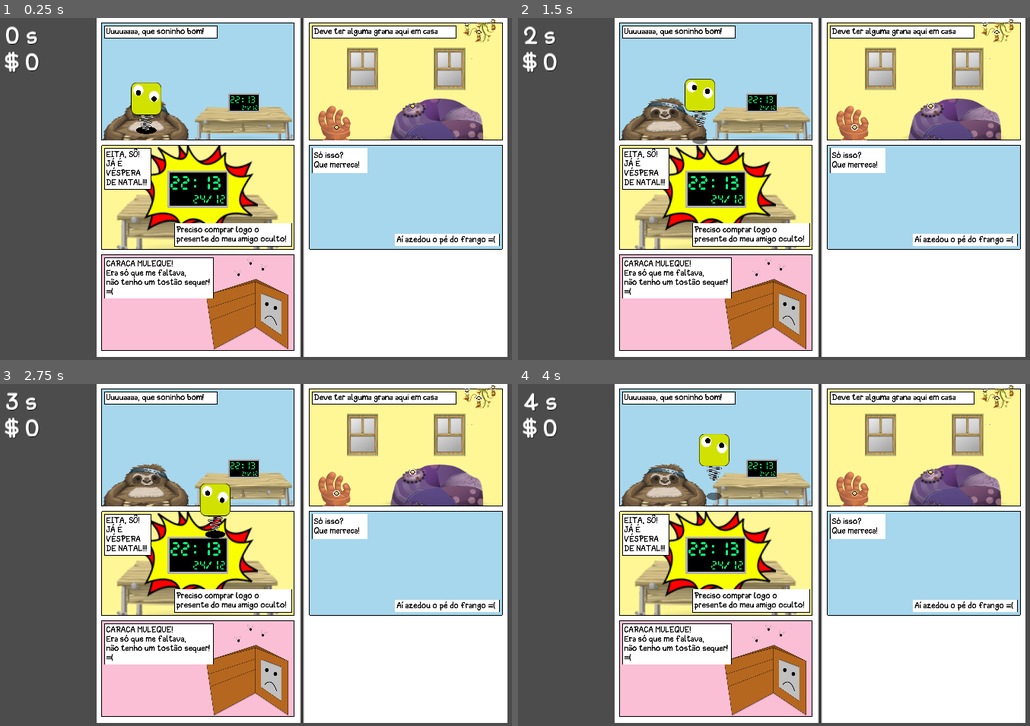
Above: before the commit, frames 1-4 (two rows, left to right).
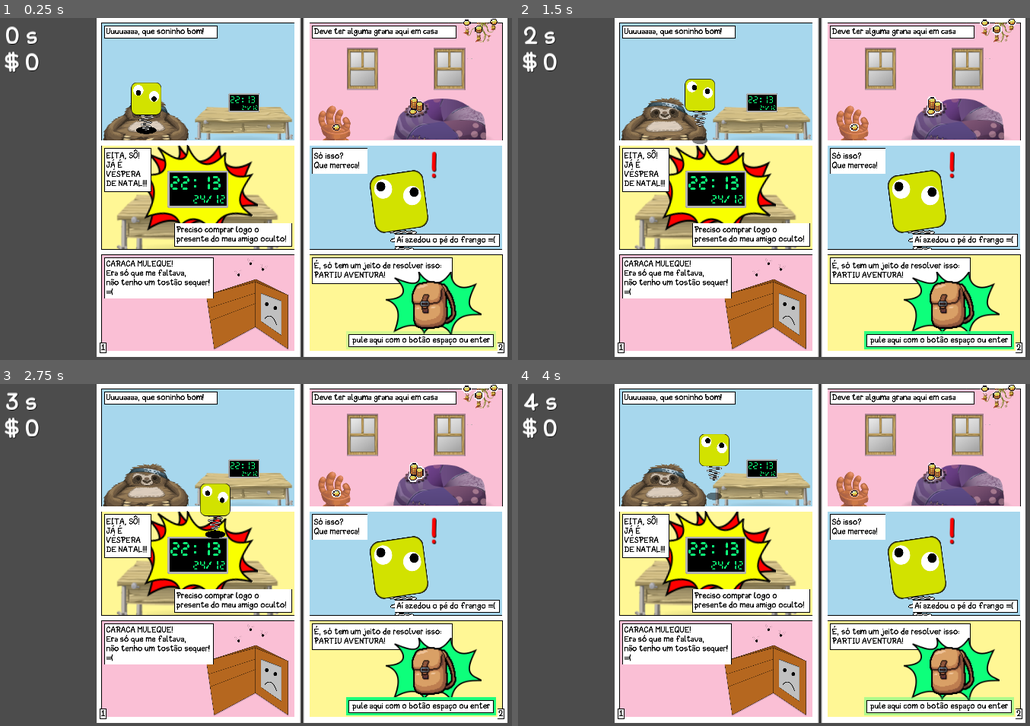
Above: after the commit, the same moments.

Repository: gilzoide/dindim-pro-presentim
Game: Godot game, scene res://Main.tscn
Same seed, same stepped clock (60 frames per second), same inputs: the game is played once before the commit and once after it.
Inputs:
- Up to frame 1 (0.25 s): no input
- Up to frame 2 (1.5 s): hold D (move_right) 0.53-1.28 s; tap Space (pulo) at 0.77 s; hold S (move_down) from 1.28 s (still down)
- Up to frame 3 (2.75 s): tap Space (pulo) at 1.52 s; release S (move_down) at 2.03 s; hold D (move_right) from 2.03 s (still down)
- Up to frame 4 (4 s): release D (move_right) at 2.78 s; hold W (move_up) 2.78-3.53 s; tap Space (pulo) at 3.02, 3.77 s; hold A (move_left) from 3.53 s (still down)

The runs differ from the first frame. In frame 1, 21% of the frame differs, in the area x 19-99%, y 0-98%; in frame 2, 21%; in frame 3, 21%; in frame 4, 21%.

Commit message:
Update página 1, add números nas páginas, add enums pras outras moedas e fix setup do sprite, aumenta as moedas

Diff:
--- /dev/null
+++ b/Materials/AlphaFase.shader
@@ -0,0 +1,8 @@
+shader_type canvas_item;
+
+uniform float alpha_fase_speed = 1;
+
+void fragment() {
+    float alpha_fase = abs(sin(TIME * alpha_fase_speed));
+    COLOR.a *= alpha_fase;
+}
--- a/Outline/OutlineMaterial.tres
+++ b/Materials/AlphaFase.tres
@@ -1,8 +1,7 @@
 [gd_resource type="ShaderMaterial" load_steps=2 format=2]
 
-[ext_resource path="res://Outline/Outline.shader" type="Shader" id=1]
+[ext_resource path="res://Materials/AlphaFase.shader" type="Shader" id=1]
 
 [resource]
 shader = ExtResource( 1 )
 shader_param/alpha_fase_speed = 0.7
-shader_param/outline_color = Color( 1, 1, 1, 1 )
--- /dev/null
+++ b/Materials/OutlineMaterial.tres
@@ -0,0 +1,8 @@
+[gd_resource type="ShaderMaterial" load_steps=2 format=2]
+
+[ext_resource path="res://Materials/Outline.shader" type="Shader" id=1]
+
+[resource]
+shader = ExtResource( 1 )
+shader_param/alpha_fase_speed = 0.7
+shader_param/outline_color = Color( 1, 1, 1, 1 )
--- a/Pagina/BordaDeControl.gd
+++ b/Pagina/BordaDeControl.gd
@@ -1,4 +1,4 @@
-extends StaticBody2D
+extends CollisionObject2D
 
 export(NodePath) var controlPath
 export(float) var width = 1
@@ -19,7 +19,8 @@
     update_polygon()
 
 func _draw():
-    draw_rect(Rect2(Vector2.ZERO, control.rect_size), color, false, width)
+    if width > 0:
+        draw_rect(Rect2(Vector2.ZERO, control.rect_size), color, false, width)
 
 func _on_control_item_rect_changed():
     update_polygon()
--- /dev/null
+++ b/Pagina/NumeroPaginaDireita.tscn
@@ -0,0 +1,22 @@
+[gd_scene load_steps=3 format=2]
+
+[ext_resource path="res://UI/PageTheme.tres" type="Theme" id=1]
+[ext_resource path="res://Pagina/NumeroPaginaStylebox.tres" type="StyleBox" id=2]
+
+[node name="CaixaTexto" type="Label"]
+anchor_left = 1.0
+anchor_top = 1.0
+anchor_right = 1.0
+anchor_bottom = 1.0
+margin_left = -60.0
+margin_top = -81.0
+margin_right = -24.0
+margin_bottom = -24.0
+theme = ExtResource( 1 )
+custom_styles/normal = ExtResource( 2 )
+custom_colors/font_color = Color( 0, 0, 0, 1 )
+text = "2"
+valign = 1
+__meta__ = {
+"_edit_use_anchors_": false
+}
--- /dev/null
+++ b/Pagina/NumeroPaginaEsquerda.tscn
@@ -0,0 +1,20 @@
+[gd_scene load_steps=3 format=2]
+
+[ext_resource path="res://UI/PageTheme.tres" type="Theme" id=1]
+[ext_resource path="res://Pagina/NumeroPaginaStylebox.tres" type="StyleBox" id=2]
+
+[node name="NumeroPaginaEsquerda" type="Label"]
+anchor_top = 1.0
+anchor_bottom = 1.0
+margin_left = 24.0
+margin_top = -81.0
+margin_right = 58.0
+margin_bottom = -24.0
+theme = ExtResource( 1 )
+custom_styles/normal = ExtResource( 2 )
+custom_colors/font_color = Color( 0, 0, 0, 1 )
+text = "1"
+valign = 1
+__meta__ = {
+"_edit_use_anchors_": false
+}
--- /dev/null
+++ b/Pagina/NumeroPaginaStylebox.tres
@@ -0,0 +1,13 @@
+[gd_resource type="StyleBoxFlat" format=2]
+
+[resource]
+bg_color = Color( 1, 1, 1, 1 )
+border_width_left = 3
+border_width_top = 3
+border_width_right = 3
+border_width_bottom = 3
+border_color = Color( 0, 0, 0, 1 )
+corner_detail = 1
+expand_margin_left = 4.0
+expand_margin_right = 4.0
+anti_aliasing = false
--- a/Pagina/Pagina0.tscn
+++ b/Pagina/Pagina0.tscn
@@ -8,9 +8,12 @@
 [ext_resource path="res://Texturas/glitch-furniture/furniture_desk.svg" type="Texture" id=6]
 [ext_resource path="res://Pagina/Relogio.tscn" type="PackedScene" id=7]
 [ext_resource path="res://Texturas/EmptyWallet.png" type="Texture" id=8]
+[ext_resource path="res://UI/PageTheme.tres" type="Theme" id=9]
 [ext_resource path="res://Pagina/CaixaTexto.tscn" type="PackedScene" id=10]
+[ext_resource path="res://Pagina/NumeroPaginaEsquerda.tscn" type="PackedScene" id=11]
 
 [node name="Pagina0" type="Control"]
+theme = ExtResource( 9 )
 __meta__ = {
 "_edit_use_anchors_": false
 }
@@ -75,9 +78,10 @@
 
 [node name="QuadroRelogio" parent="FundoPagina" instance=ExtResource( 1 )]
 self_modulate = Color( 1, 0.968627, 0.584314, 1 )
+anchor_right = 1.0
 margin_left = 32.0
 margin_top = 756.0
-margin_right = 1248.0
+margin_right = -32.0
 margin_bottom = 1368.0
 
 [node name="furniture_desk_spaceship_desk2" type="TextureRect" parent="FundoPagina/QuadroRelogio"]
@@ -133,7 +137,7 @@
 margin_left = 24.0
 margin_top = 24.0
 margin_right = 304.0
-margin_bottom = 229.0
+margin_bottom = 264.0
 text = "EITA, SÔ! JÁ É VÉSPERA DE NATAL!!!"
 autowrap = true
 
@@ -151,9 +155,10 @@
 
 [node name="SemDindim" parent="FundoPagina" instance=ExtResource( 1 )]
 self_modulate = Color( 0.980392, 0.74902, 0.835294, 1 )
+anchor_right = 1.0
 margin_left = 32.0
-margin_top = 1399.0
-margin_right = 1248.0
+margin_top = 1400.0
+margin_right = -32.0
 margin_bottom = 1966.0
 
 [node name="Carteira" type="TextureRect" parent="FundoPagina/SemDindim"]
@@ -174,3 +179,5 @@
 Era só que me faltava,
 não tenho um tostão sequer!
 =("
+
+[node name="NumeroPaginaEsquerda" parent="FundoPagina" instance=ExtResource( 11 )]
--- a/Pagina/Pagina1.tscn
+++ b/Pagina/Pagina1.tscn
@@ -7,9 +7,16 @@
 [ext_resource path="res://Texturas/glitch-furniture/furniture_armchair_purple_journey_beanbag.svg" type="Texture" id=5]
 [ext_resource path="res://Texturas/glitch-furniture/furniture_ceilingdeco_bird_cage.svg" type="Texture" id=6]
 [ext_resource path="res://Texturas/glitch-furniture/furniture_largewindow.svg" type="Texture" id=7]
+[ext_resource path="res://icon.png" type="Texture" id=8]
+[ext_resource path="res://UI/PageTheme.tres" type="Theme" id=9]
 [ext_resource path="res://Pagina/CaixaTexto.tscn" type="PackedScene" id=10]
+[ext_resource path="res://Materials/AlphaFase.tres" type="Material" id=11]
+[ext_resource path="res://Texturas/farm tool icons outlined calciumtrice - backpack.png" type="Texture" id=12]
+[ext_resource path="res://Texturas/Bubble.svg" type="Texture" id=13]
+[ext_resource path="res://Pagina/NumeroPaginaDireita.tscn" type="PackedScene" id=14]
 
 [node name="Pagina1" type="Control"]
+theme = ExtResource( 9 )
 __meta__ = {
 "_edit_use_anchors_": false
 }
@@ -18,22 +25,22 @@
 anchor_right = 0.0
 margin_right = 1280.0
 
-[node name="Quadro1" parent="FundoPagina" instance=ExtResource( 1 )]
-self_modulate = Color( 1, 0.968627, 0.584314, 1 )
+[node name="QuadroCasa" parent="FundoPagina" instance=ExtResource( 1 )]
+self_modulate = Color( 0.980392, 0.74902, 0.835294, 1 )
 anchor_right = 1.0
 margin_left = 32.0
 margin_top = 32.0
 margin_right = -32.0
 margin_bottom = 724.0
 
-[node name="CaixaTexto" parent="FundoPagina/Quadro1" instance=ExtResource( 10 )]
+[node name="CaixaTexto" parent="FundoPagina/QuadroCasa" instance=ExtResource( 10 )]
 margin_left = 24.0
 margin_top = 24.0
 margin_right = 919.0
 margin_bottom = 83.0
 text = "Deve ter alguma grana aqui em casa"
 
-[node name="CadeiraMao" type="TextureRect" parent="FundoPagina/Quadro1"]
+[node name="CadeiraMao" type="TextureRect" parent="FundoPagina/QuadroCasa"]
 anchor_top = 1.0
 anchor_bottom = 1.0
 margin_left = 38.0
@@ -47,13 +54,13 @@
 "_edit_use_anchors_": false
 }
 
-[node name="Moeda" parent="FundoPagina/Quadro1/CadeiraMao" instance=ExtResource( 3 )]
+[node name="Moeda" parent="FundoPagina/QuadroCasa/CadeiraMao" instance=ExtResource( 3 )]
 position = Vector2( 136.843, 188.011 )
 
-[node name="Sofa" type="TextureRect" parent="FundoPagina/Quadro1"]
-margin_left = 416.0
+[node name="Sofa" type="TextureRect" parent="FundoPagina/QuadroCasa"]
+margin_left = 433.513
 margin_top = 278.0
-margin_right = 1169.0
+margin_right = 1186.51
 margin_bottom = 690.0
 texture = ExtResource( 5 )
 expand = true
@@ -62,11 +69,11 @@
 "_edit_use_anchors_": false
 }
 
-[node name="Moeda5" parent="FundoPagina/Quadro1/Sofa" instance=ExtResource( 3 )]
-position = Vector2( 745.074, -286.003 )
-value = 1
-
-[node name="Lustre" type="TextureRect" parent="FundoPagina/Quadro1"]
+[node name="Moeda5" parent="FundoPagina/QuadroCasa/Sofa" instance=ExtResource( 3 )]
+position = Vector2( 236.599, 215.738 )
+value = 3
+
+[node name="Lustre" type="TextureRect" parent="FundoPagina/QuadroCasa"]
 anchor_right = 1.0
 margin_left = 787.581
 margin_right = 47.5813
@@ -78,18 +85,17 @@
 "_edit_use_anchors_": false
 }
 
-[node name="Moeda2" parent="FundoPagina/Quadro1/Lustre" instance=ExtResource( 3 )]
-position = Vector2( 209.276, 10.2461 )
-
-[node name="Moeda3" parent="FundoPagina/Quadro1/Lustre" instance=ExtResource( 3 )]
-position = Vector2( 283.969, 55.2733 )
+[node name="Moeda2" parent="FundoPagina/QuadroCasa/Lustre" instance=ExtResource( 3 )]
+position = Vector2( 209.276, -9.53674e-07 )
+
+[node name="Moeda3" parent="FundoPagina/QuadroCasa/Lustre" instance=ExtResource( 3 )]
+position = Vector2( 279.604, 44.5583 )
 value = 1
 
-[node name="Moeda4" parent="FundoPagina/Quadro1/Lustre" instance=ExtResource( 3 )]
-position = Vector2( -133.86, 490.86 )
-value = 3
-
-[node name="Window1" type="TextureRect" parent="FundoPagina/Quadro1"]
+[node name="Moeda4" parent="FundoPagina/QuadroCasa/Lustre" instance=ExtResource( 3 )]
+position = Vector2( 379.969, -6.02476 )
+
+[node name="Window1" type="TextureRect" parent="FundoPagina/QuadroCasa"]
 anchor_left = 0.5
 anchor_top = 0.5
 anchor_right = 0.5
@@ -101,8 +107,11 @@
 texture = ExtResource( 7 )
 expand = true
 stretch_mode = 6
-
-[node name="Window2" type="TextureRect" parent="FundoPagina/Quadro1"]
+__meta__ = {
+"_edit_use_anchors_": false
+}
+
+[node name="Window2" type="TextureRect" parent="FundoPagina/QuadroCasa"]
 anchor_left = 0.5
 anchor_top = 0.5
 anchor_right = 0.5
@@ -118,15 +127,30 @@
 "_edit_use_anchors_": false
 }
 
-[node name="Quadro2" parent="FundoPagina" instance=ExtResource( 1 )]
+[node name="QuadroMerreca" parent="FundoPagina" instance=ExtResource( 1 )]
 self_modulate = Color( 0.654902, 0.843137, 0.929412, 1 )
 anchor_right = 1.0
 margin_left = 32.0
-margin_top = 752.0
+margin_top = 756.0
 margin_right = -32.0
-margin_bottom = 1366.0
-
-[node name="CaixaTexto" parent="FundoPagina/Quadro2" instance=ExtResource( 10 )]
+margin_bottom = 1368.0
+rect_clip_content = true
+
+[node name="Boneco" type="TextureRect" parent="FundoPagina/QuadroMerreca"]
+margin_left = 300.817
+margin_top = 151.0
+margin_right = 857.817
+margin_bottom = 708.0
+rect_rotation = -7.98203
+rect_pivot_offset = Vector2( 278.5, 278.5 )
+texture = ExtResource( 8 )
+expand = true
+stretch_mode = 6
+__meta__ = {
+"_edit_use_anchors_": false
+}
+
+[node name="CaixaTexto" parent="FundoPagina/QuadroMerreca" instance=ExtResource( 10 )]
 margin_left = 24.0
 margin_top = 24.0
 margin_right = 358.0
@@ -134,7 +158,7 @@
 text = "Só isso?
 Que merreca!"
 
-[node name="CaixaTexto2" parent="FundoPagina/Quadro2" instance=ExtResource( 10 )]
+[node name="CaixaTexto2" parent="FundoPagina/QuadroMerreca" instance=ExtResource( 10 )]
 anchor_left = 1.0
 anchor_top = 1.0
 anchor_right = 1.0
@@ -144,3 +168,87 @@
 margin_right = -24.0
 margin_bottom = -24.0
 text = "Aí azedou o pé do frango =("
+
+[node name="!" type="Label" parent="FundoPagina/QuadroMerreca"]
+self_modulate = Color( 1, 0, 0, 1 )
+margin_left = 766.0
+margin_top = 24.0
+margin_right = 775.0
+margin_bottom = 77.0
+rect_scale = Vector2( 4, 4 )
+custom_colors/font_color_shadow = Color( 0, 0, 0, 1 )
+text = "!"
+__meta__ = {
+"_edit_use_anchors_": false
+}
+
+[node name="QuadroBoraLa" parent="FundoPagina" instance=ExtResource( 1 )]
+self_modulate = Color( 1, 0.968627, 0.584314, 1 )
+anchor_right = 1.0
+margin_left = 32.0
+margin_top = 1400.0
+margin_right = -32.0
+margin_bottom = 1966.0
+
+[node name="CaixaTexto" parent="FundoPagina/QuadroBoraLa" instance=ExtResource( 10 )]
+margin_left = 24.0
+margin_top = 24.0
+margin_right = 893.0
+margin_bottom = 164.0
+text = "É, só tem um jeito de resolver isso:
+PARTIU AVENTURA!"
+
+[node name="BalaoMochila" type="TextureRect" parent="FundoPagina/QuadroBoraLa"]
+self_modulate = Color( 0.0509804, 1, 0.482353, 1 )
+anchor_right = 1.0
+anchor_bottom = 1.0
+margin_left = 482.0
+margin_top = 100.0
+margin_right = -129.0
+margin_bottom = -91.0
+texture = ExtResource( 13 )
+expand = true
+stretch_mode = 1
+__meta__ = {
+"_edit_use_anchors_": false
+}
+
+[node name="Mochila" type="TextureRect" parent="FundoPagina/QuadroBoraLa/BalaoMochila"]
+anchor_right = 1.0
+anchor_bottom = 1.0
+margin_top = 40.0
+margin_bottom = -24.0
+texture = ExtResource( 12 )
+expand = true
+stretch_mode = 6
+__meta__ = {
+"_edit_use_anchors_": false
+}
+
+[node name="PuleAqui" parent="FundoPagina/QuadroBoraLa" instance=ExtResource( 10 )]
+anchor_left = 1.0
+anchor_top = 1.0
+anchor_right = 1.0
+anchor_bottom = 1.0
+margin_left = -962.0
+margin_top = -91.0
+margin_right = -64.0
+margin_bottom = -32.0
+text = "pule aqui com o botão espaço ou enter"
+align = 1
+
+[node name="GlowingRect" type="ColorRect" parent="FundoPagina/QuadroBoraLa/PuleAqui"]
+show_behind_parent = true
+material = ExtResource( 11 )
+anchor_right = 1.0
+anchor_bottom = 1.0
+margin_left = -24.0
+margin_top = -24.0
+margin_right = 24.0
+margin_bottom = 24.0
+color = Color( 0.0509804, 1, 0.482353, 1 )
+__meta__ = {
+"_edit_use_anchors_": false
+}
+
+[node name="NumeroPaginaDireita" parent="FundoPagina" instance=ExtResource( 14 )]
--- a/Pagina/Quadro.tscn
+++ b/Pagina/Quadro.tscn
@@ -14,3 +14,4 @@
 
 [node name="Parede" parent="." instance=ExtResource( 1 )]
 controlPath = NodePath("..")
+width = 2.0
--- a/Player/Dindim/Dindim.gd
+++ b/Player/Dindim/Dindim.gd
@@ -12,6 +12,11 @@
     QUATRO,
     OITO,
     DEZESSEIS,
+    CALICE,
+    BARRAS,
+    BAU,
+    COROA,
+    TESOURO,
 }
 export(Value) var value setget set_value
 
@@ -19,7 +24,7 @@
 onready var sprite : Sprite = $Sprite
 
 func _ready() -> void:
-    points = 1 << value
+    set_value(value)
 
 func set_value(new_value):
     value = new_value
--- a/Player/Dindim/Moeda.tscn
+++ b/Player/Dindim/Moeda.tscn
@@ -3,10 +3,11 @@
 [ext_resource path="res://Texturas/gold-sheet.png" type="Texture" id=1]
 [ext_resource path="res://Player/Dindim/Dindim.gd" type="Script" id=2]
 [ext_resource path="res://Player/Dindim/GameplayScore.tres" type="Resource" id=3]
-[ext_resource path="res://Outline/OutlineMaterial.tres" type="Material" id=4]
+[ext_resource path="res://Materials/OutlineMaterial.tres" type="Material" id=4]
+
 
 [sub_resource type="RectangleShape2D" id=1]
-extents = Vector2( 64, 64 )
+extents = Vector2( 96, 96 )
 
 [node name="Moeda" type="Area2D"]
 collision_layer = 32
@@ -15,7 +16,7 @@
 
 [node name="Sprite" type="Sprite" parent="."]
 material = ExtResource( 4 )
-scale = Vector2( 4, 4 )
+scale = Vector2( 6, 6 )
 texture = ExtResource( 1 )
 region_enabled = true
 region_rect = Rect2( 0, 0, 32, 32 )
Renamed: Outline/Outline.shader -> Materials/Outline.shader
Not shown: 1 places in Pagina/Pagina0.tscn that only renumber resources
Not shown: 1 places in Pagina/Pagina1.tscn that only renumber resources
Binary file added: Texturas/farm tool icons outlined calciumtrice - backpack.png
Not shown, added: Texturas/farm tool icons outlined calciumtrice - backpack.png.import
